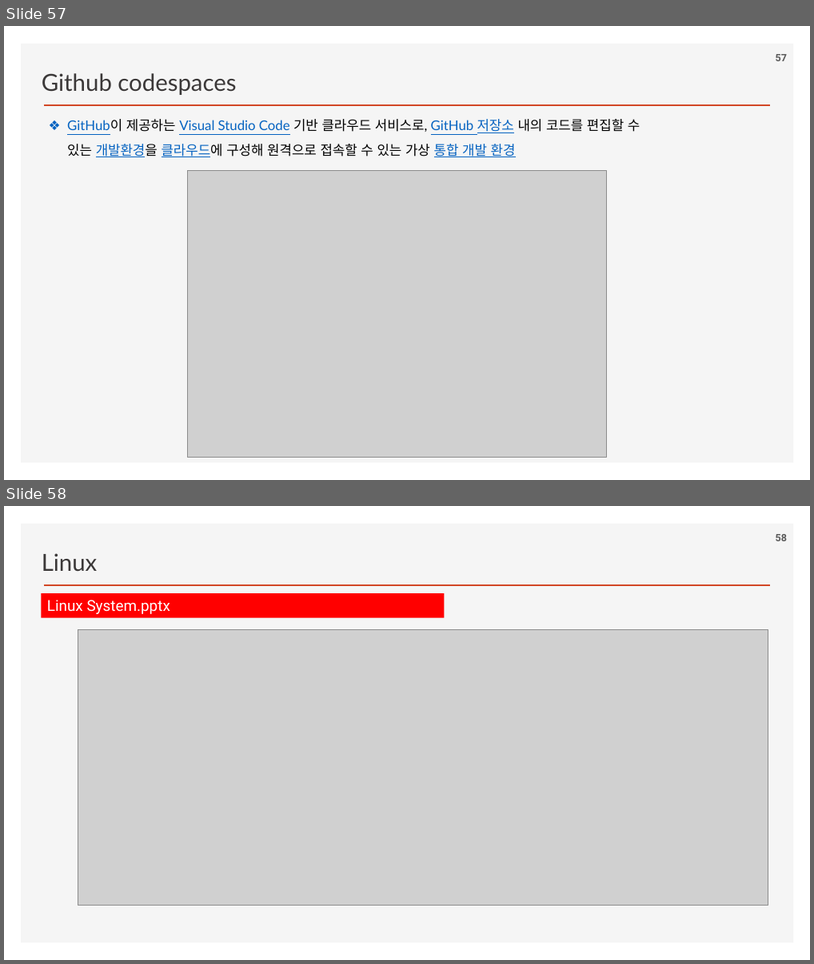
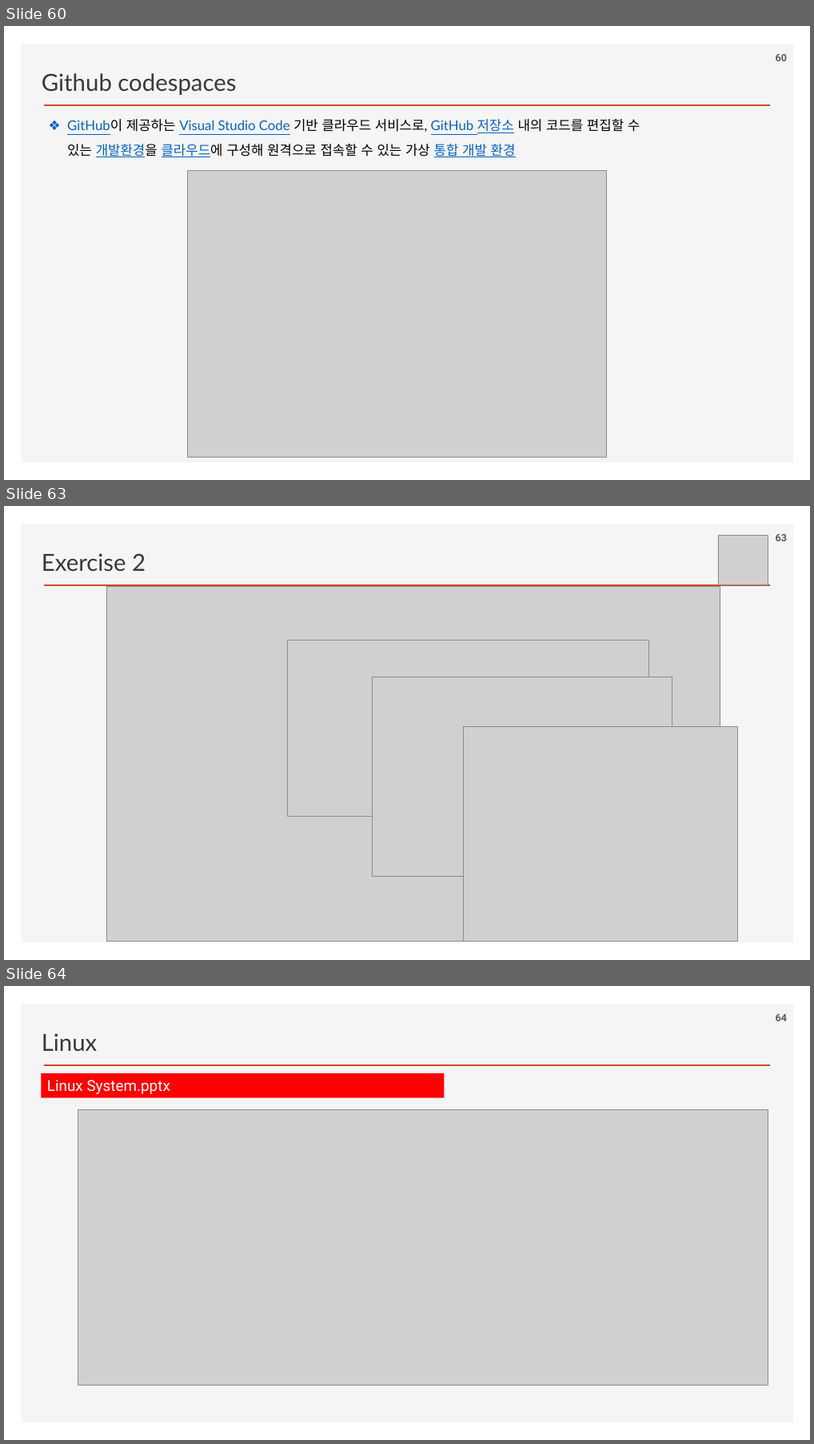
Before and after one commit to ancestor9/2026_Fall_Application-Deployment, a slide deck: App Deployment.pptx. Shown one above the other, each under a label of ours: slides 57 and 58 before the commit, slides 60, 63 and 64 after it; the slides between them are not shown. The pictures are 814x964 and 814x1444 pixels, drawn with LibreOffice and Linux fonts; fonts in the diff are those of the drawing; grey boxes stand for pictures; background and template pictures are left out. Boxes give left, top, right and bottom in pixels: in the first picture for what was removed or moved away, otherwise in the second. Text is boxed around its words. In the diff, an @@ line names an element or a change of style, - is before the commit and + after.

```diff
--- a/App Deployment.pptx
+++ b/App Deployment.pptx
@@ slide 63 added at (4, 506, 810, 960), background #FFFFFF; not listed: 2 template elements that a slide beside it also shows @@
@@ text added at (42, 553, 146, 572), 28 pt, text #3B3838 @@
+Exercise 2
@@ picture added at (718, 535, 768, 584) @@
@@ page number added at (776, 534, 787, 541), 12 pt, text #595959, bold @@
+63
@@ picture added at (107, 587, 721, 941) @@
@@ picture added at (288, 640, 650, 816) @@
@@ picture added at (373, 676, 673, 876) @@
@@ picture added at (464, 726, 738, 940) @@
@@ what was slide 57 is now slide 60 @@
@@ page number at (776, 54, 787, 61): text changed @@
-57
+60
@@ what was slide 58 is now slide 64 @@
@@ page number at (776, 1014, 787, 1021): text changed @@
-58
+64
```
Also in this commit, not shown: 2 slides changed, 5 other slides added.
